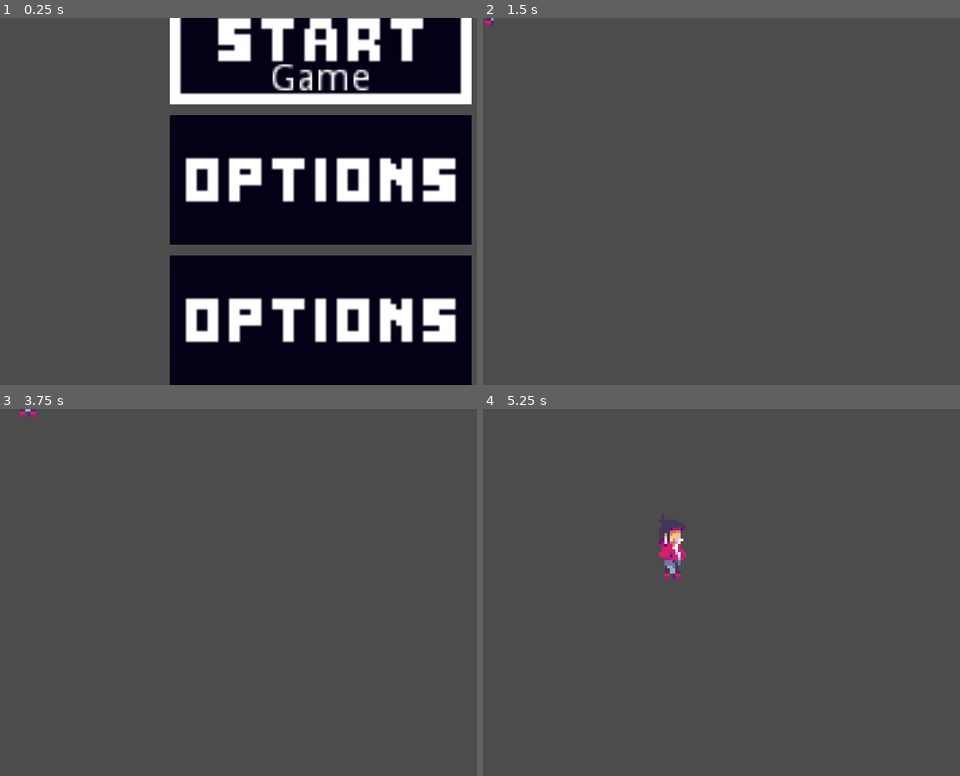
Above: before the commit, frames 1-4 (two rows, left to right).
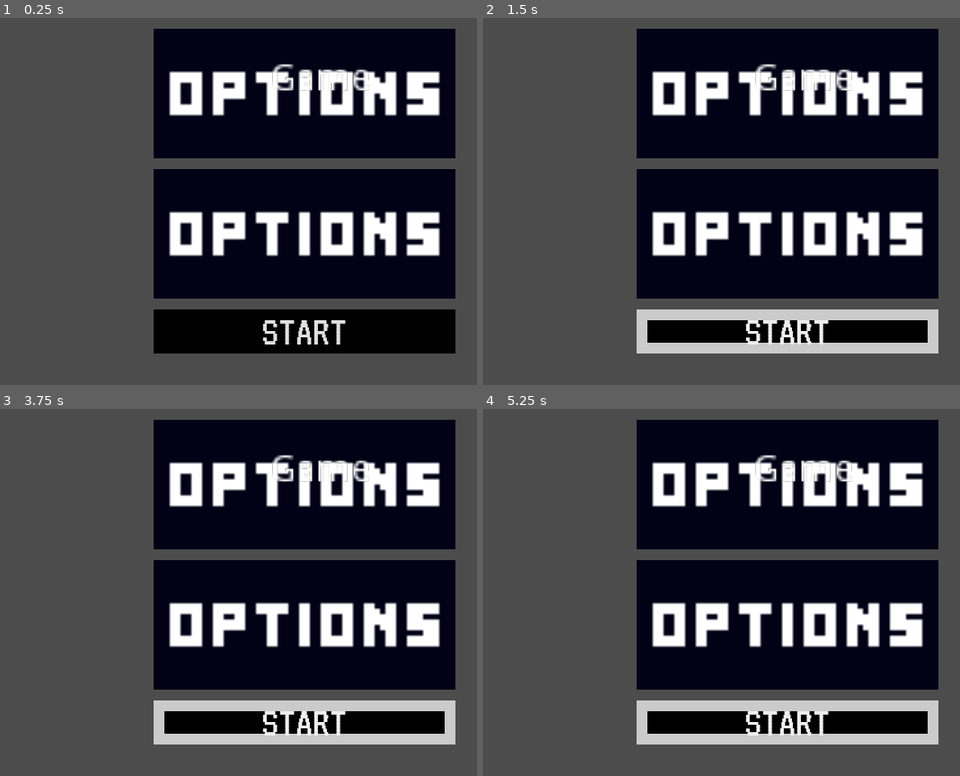
Above: after the commit, the same moments.

Repository: taraaliz/Sunset_Game
Game: Godot game, scene res://Menu.tscn
Two runs of this game, one before a commit and one after it. Both use one fixed random seed, a clock stepped at 60 frames per second and the inputs below. This scene is started directly instead of the project's main scene.
Inputs (mouse positions are in pixels of both pictures, inside the frame that each line leads up to):
- Up to frame 1 (0.25 s): no input
- Up to frame 2 (1.5 s): click (802, 40) at 0.52 s; click (788, 329) at 1.25 s, where only the run after the commit has a clickable "START"
- Up to frame 3 (3.75 s): click (305, 720) at 2 s, where only the run after the commit has a clickable "START"; click (305, 486) at 2.77 s; tap Enter at 3.5 s; hold Right (ui_right) from 3.53 s (still down)
- Up to frame 4 (5.25 s): tap Space at 4.25 s; release Right (ui_right) at 4.28 s; hold Down (ui_down) 4.28-5.03 s; hold Right (ui_right) from 5.03 s (still down)

The runs differ from the first frame. In frame 1, 36% of the frame differs, in the area x 32-99%, y 0-100%; in frame 2, 51%; in frame 3, 51%; in frame 4, 51%, in the area x 32-96%, y 2-92%.
Error after the commit: Attempt to call function 'instance' in base 'null instance' on a null instance. (res://Menu.gd:24)

Commit message:
more button shenanigans
started recreating from scratch

Diff:
--- a/Menu.tscn
+++ b/Menu.tscn
@@ -7,8 +7,29 @@
 [ext_resource path="res://resources/sprites/buttons/buttonspressed.png" type="Texture" id=5]
 [ext_resource path="res://resources/sprites/buttons/buttonsstartselected.png" type="Texture" id=6]
 [ext_resource path="res://resources/sprites/buttons/buttonsoptionsselect.png" type="Texture" id=7]
+[ext_resource path="res://resources/menu/button/selected_button.tres" type="StyleBox" id=8]
+[ext_resource path="res://resources/menu/font/VT323/VT323-Regular.ttf" type="DynamicFontData" id=9]
 
 [sub_resource type="Theme" id=1]
+
+[sub_resource type="DynamicFont" id=2]
+font_data = ExtResource( 9 )
+
+[sub_resource type="StyleBoxFlat" id=3]
+bg_color = Color( 0, 0, 0, 1 )
+
+[sub_resource type="StyleBoxFlat" id=4]
+bg_color = Color( 1, 1, 1, 1 )
+
+[sub_resource type="Theme" id=5]
+Button/fonts/font = SubResource( 2 )
+Button/styles/focus = ExtResource( 8 )
+Button/styles/hover = ExtResource( 8 )
+Button/styles/normal = SubResource( 3 )
+Button/styles/pressed = SubResource( 4 )
+
+[sub_resource type="StyleBoxFlat" id=6]
+bg_color = Color( 0, 0, 0, 1 )
 
 [node name="TitleScreen" type="Control"]
 anchor_right = 1.0
@@ -33,9 +54,10 @@
 anchor_top = 1.0
 anchor_right = 0.5
 anchor_bottom = 1.0
-margin_left = -57.0
-margin_top = -152.0
-margin_right = 55.0
+margin_left = -63.0
+margin_top = -184.0
+margin_right = 49.0
+margin_bottom = -11.0
 alignment = 1
 __meta__ = {
 "_edit_group_": true
@@ -70,6 +92,15 @@
 texture_hover = ExtResource( 7 )
 texture_focused = ExtResource( 7 )
 
+[node name="Button" type="Button" parent="Menu"]
+margin_top = 156.0
+margin_right = 112.0
+margin_bottom = 173.0
+theme = SubResource( 5 )
+custom_colors/font_color_disabled = Color( 1, 1, 1, 1 )
+custom_styles/normal = SubResource( 6 )
+text = "START"
+
 [node name="RichTextLabel" type="RichTextLabel" parent="."]
 anchor_left = 0.5
 anchor_right = 0.5
--- /dev/null
+++ b/resources/menu/button/selected_button.tres
@@ -0,0 +1,8 @@
+[gd_resource type="StyleBoxFlat" format=2]
+
+[resource]
+bg_color = Color( 0, 0, 0, 1 )
+border_width_left = 4
+border_width_top = 4
+border_width_right = 4
+border_width_bottom = 4
Not shown: 1 places in Menu.tscn that only renumber resources
Not shown, added: resources/menu/font/VT323/OFL.txt
Binary file added: resources/menu/font/VT323/VT323-Regular.ttf
Not shown, added: resources/sprites/buttons/buttons3.png.import
Not shown, added: resources/sprites/buttons/buttons4.png.import
